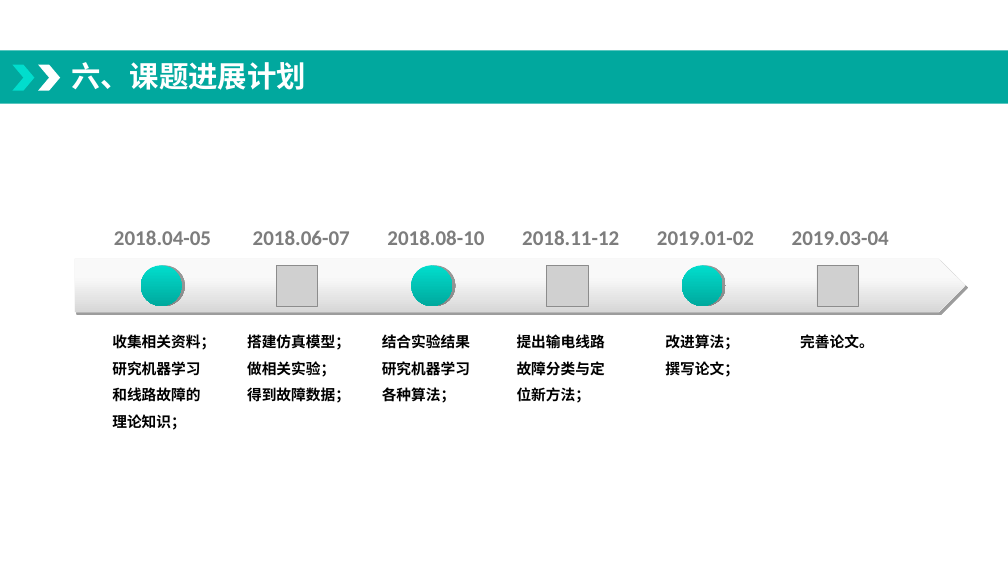
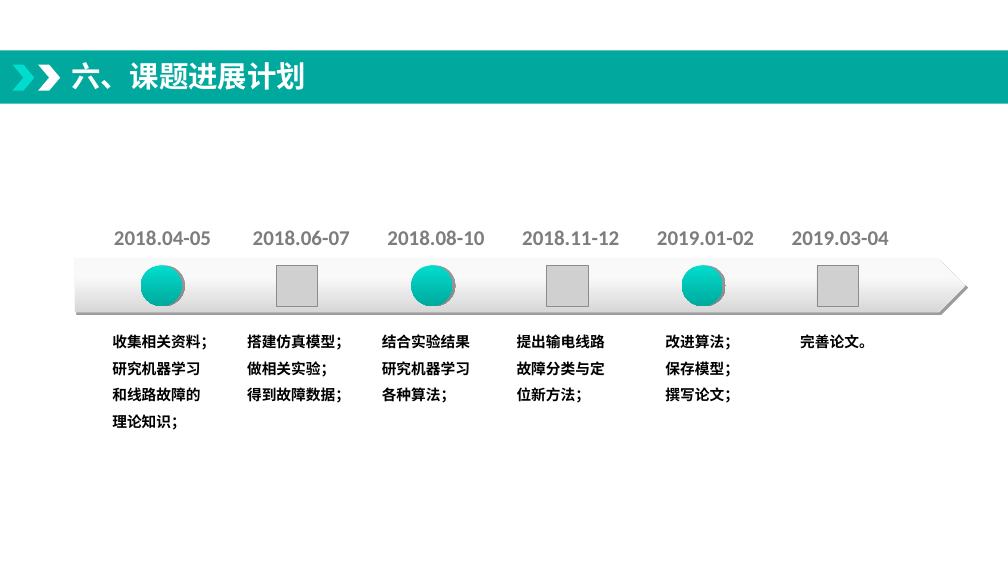
Before and after one commit to minda163/paper, a slide deck: slide 8 of 开题/我要学习-开题1.pptx (slide 9 before the commit). Drawn at 1008x567 pixels with LibreOffice and Linux fonts; fonts in the diff are those of the drawing; grey boxes stand for pictures; background and template pictures are left out. Boxes give left, top, right and bottom in pixels: in the first picture for what was removed or moved away, otherwise in the second. Text is boxed around its words. In the diff, an @@ line names an element or a change of style, - is before the commit and + after.

```diff
--- a/开题/我要学习-开题1.pptx
+++ b/开题/我要学习-开题1.pptx
@@ text at [665, 361, 739, 377]: paragraph added @@
+保存模型；
```
Also in this commit, not shown: 6 other slides changed, 1 slide removed, 1 other file.
